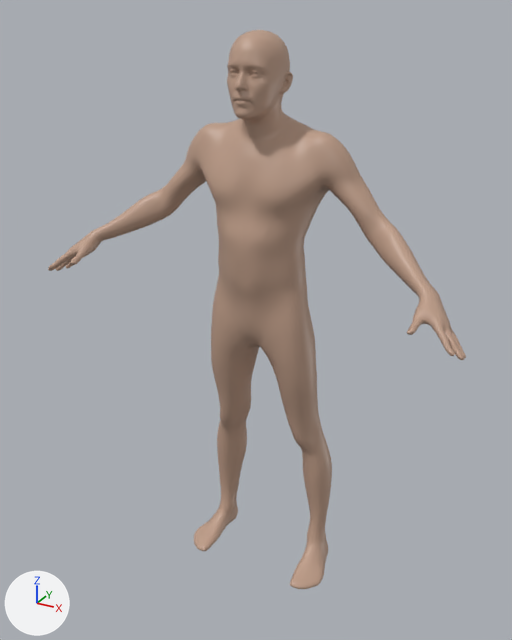
The glTF model web/public/models/body.glb as it was, and as the next commit left it.
Both versions are drawn from a 50 mm lens placed at (0.976, -1.83, 1.831), pointed at (-0.019, -0.02, 0.926). Lighting does not change. The marker at lower left points along +X, +Y and +Z. The picture after the commit comes second.

In view in the first picture: 'body'.
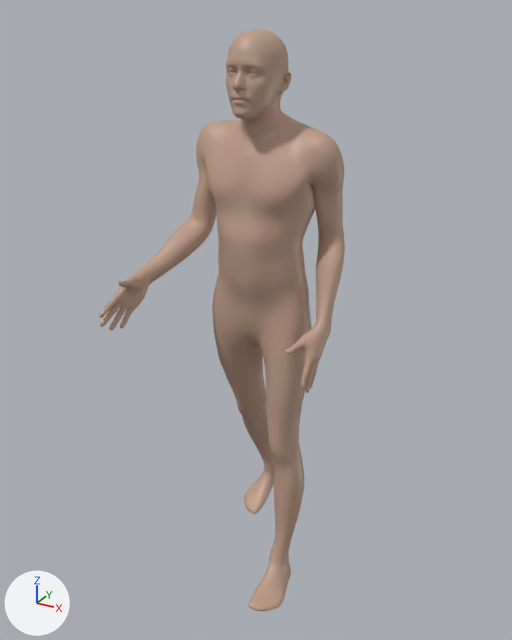
The newer file adds an action. The first version stands in its rest pose; the second is drawn at frame 1 of the action 'walk'.

Changed parts and their boxes (x1, y1, x2, y2) in the pictures (512 x 640 px):
'body', posed (41% narrower): before (48, 30, 466, 589); after (99, 29, 345, 611)
bone 'l_upleg', root to tip: before (287, 321) to (301, 307); after (287, 321) to (301, 315)
bone 'l_lowleg', root to tip: before (302, 439) to (312, 424); after (278, 451) to (289, 439)
bone 'r_upleg', root to tip: before (240, 311) to (222, 325); after (240, 311) to (222, 330)
bone 'r_lowleg', root to tip: before (232, 418) to (218, 432); after (250, 409) to (239, 429)
bone 'r_talocrural', root to tip: before (228, 506) to (223, 512); after (273, 466) to (268, 473)
bone 'c_spine1', root to tip: before (267, 268) to (249, 278); after (267, 267) to (247, 277)
bone 'r_uparm', root to tip: before (217, 139) to (233, 144); after (219, 138) to (238, 143)
bone 'r_lowarm', root to tip: before (169, 197) to (175, 206); after (201, 224) to (212, 238)
bone 'l_uparm', root to tip: before (328, 150) to (326, 145); after (326, 150) to (325, 156)
bone 'l_lowarm', root to tip: before (381, 228) to (375, 217); after (335, 238) to (336, 234)

Diff of the bpy script that builds the scene:
```diff
--- a/web/public/models/body.glb.py
+++ b/web/public/models/body.glb.py
@@ bone_l_upleg @@
 bone_l_upleg = bpy.data.objects['Armature'].pose.bones['l_upleg']  # child of 'root'
-bone_l_upleg.rotation_quaternion = (1.0, 0.0, 0.0, 0.0)  # degrees (0, 0, 0)
+bone_l_upleg.rotation_quaternion = (0.991, -0.007, 0.042, -0.129)  # degrees (-1, 5, -15)
@@ bone_l_lowleg @@
 bone_l_lowleg = bpy.data.objects['Armature'].pose.bones['l_lowleg']  # child of 'l_upleg'
-bone_l_lowleg.rotation_quaternion = (1.0, 0.0, 0.0, 0.0)  # degrees (0, 0, 0)
+bone_l_lowleg.rotation_quaternion = (0.998, 0.003, -0.002, 0.07)  # degrees (0, 0, 8)
@@ bone_r_upleg @@
 bone_r_upleg = bpy.data.objects['Armature'].pose.bones['r_upleg']  # child of 'root'
-bone_r_upleg.rotation_quaternion = (1.0, 0.0, 0.0, 0.0)  # degrees (0, 0, 0)
+bone_r_upleg.rotation_quaternion = (0.995, 0.01, 0.037, 0.088)  # degrees (2, 4, 10)
@@ bone_r_lowleg @@
 bone_r_lowleg = bpy.data.objects['Armature'].pose.bones['r_lowleg']  # child of 'r_upleg'
-bone_r_lowleg.rotation_quaternion = (1.0, 0.0, 0.0, 0.0)  # degrees (0, 0, 0)
+bone_r_lowleg.rotation_quaternion = (0.994, 0.004, -0.003, 0.113)  # degrees (0, 0, 13)
@@ bone_r_talocrural @@
 bone_r_talocrural = bpy.data.objects['Armature'].pose.bones['r_talocrural']  # child of 'r_foot'
-bone_r_talocrural.rotation_quaternion = (1.0, 0.0, 0.0, 0.0)  # degrees (0, 0, 0)
+bone_r_talocrural.rotation_quaternion = (0.997, -0.009, -0.037, -0.062)  # degrees (-1, -4, -7)
@@ bone_c_spine1 @@
 bone_c_spine1 = bpy.data.objects['Armature'].pose.bones['c_spine1']  # child of 'c_spine0'
-bone_c_spine1.rotation_quaternion = (1.0, 0.0, 0.0, 0.0)  # degrees (0, 0, 0)
+bone_c_spine1.rotation_quaternion = (0.999, -0.035, -0.001, 0.0)  # degrees (-4, 0, 0)
@@ bone_r_uparm @@
 bone_r_uparm = bpy.data.objects['Armature'].pose.bones['r_uparm']  # child of 'r_clavicle'
-bone_r_uparm.rotation_quaternion = (1.0, 0.0, 0.0, 0.0)  # degrees (0, 0, 0)
+bone_r_uparm.rotation_quaternion = (0.942, -0.063, -0.326, -0.047)  # degrees (-6, -38, -4)
@@ bone_r_lowarm @@
 bone_r_lowarm = bpy.data.objects['Armature'].pose.bones['r_lowarm']  # child of 'r_uparm'
-bone_r_lowarm.rotation_quaternion = (1.0, 0.0, 0.0, 0.0)  # degrees (0, 0, 0)
+bone_r_lowarm.rotation_quaternion = (0.986, -0.097, -0.1, 0.086)  # degrees (-12, -10, 11)
@@ bone_l_uparm @@
 bone_l_uparm = bpy.data.objects['Armature'].pose.bones['l_uparm']  # child of 'l_clavicle'
-bone_l_uparm.rotation_quaternion = (1.0, 0.0, 0.0, 0.0)  # degrees (0, 0, 0)
+bone_l_uparm.rotation_quaternion = (0.944, 0.021, -0.245, -0.221)  # degrees (10, -27, -29)
@@ bone_l_lowarm @@
 bone_l_lowarm = bpy.data.objects['Armature'].pose.bones['l_lowarm']  # child of 'l_uparm'
-bone_l_lowarm.rotation_quaternion = (1.0, 0.0, 0.0, 0.0)  # degrees (0, 0, 0)
+bone_l_lowarm.rotation_quaternion = (0.994, -0.049, -0.092, 0.019)  # degrees (-6, -10, 3)
```
